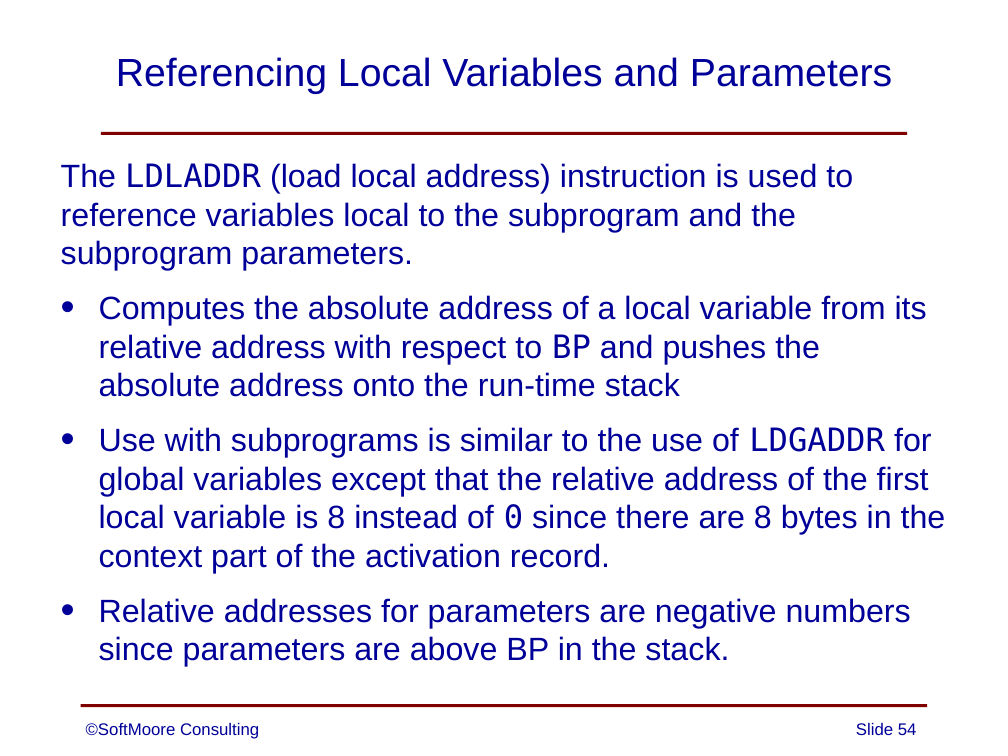
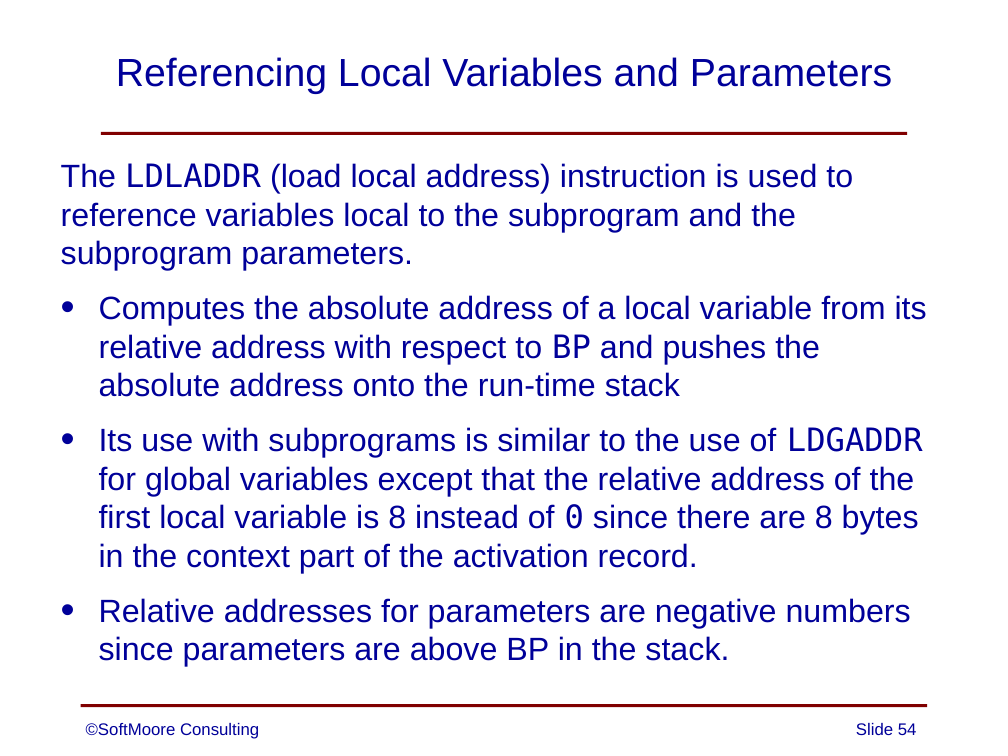
Before and after one commit to SoftMoore/CPRL-Java-3rd, a slide deck: slide 54 of PowerPoints/13 - Subprograms.pptx. Drawn at 1008x756 pixels with LibreOffice and Linux fonts; fonts in the diff are those of the drawing. Boxes give left, top, right and bottom in pixels: in the first picture for what was removed or moved away, otherwise in the second. Text is boxed around its words. In the diff, an @@ line names an element or a change of style, - is before the commit and + after.

```diff
--- a/PowerPoints/13 - Subprograms.pptx
+++ b/PowerPoints/13 - Subprograms.pptx
@@ text at <box>99,427,923,573</box>: text changed @@
-• Use with subprograms is similar to the use of LDGADDR for global variables except that the relative address of the first local variable is 8 instead of 0 since there are 8 bytes in the context part of the activation record.
+• Its use with subprograms is similar to the use of LDGADDR for global variables except that the relative address of the first local variable is 8 instead of 0 since there are 8 bytes in the context part of the activation record.
```
Also in this commit, not shown: 13 other slides changed, 9 other files.
